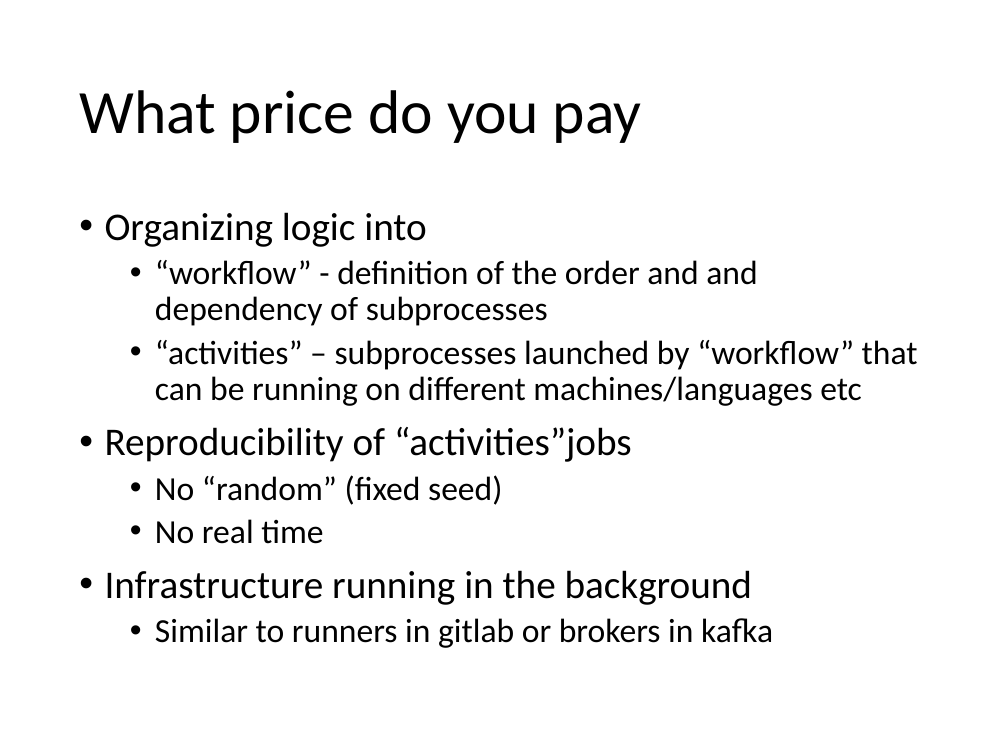
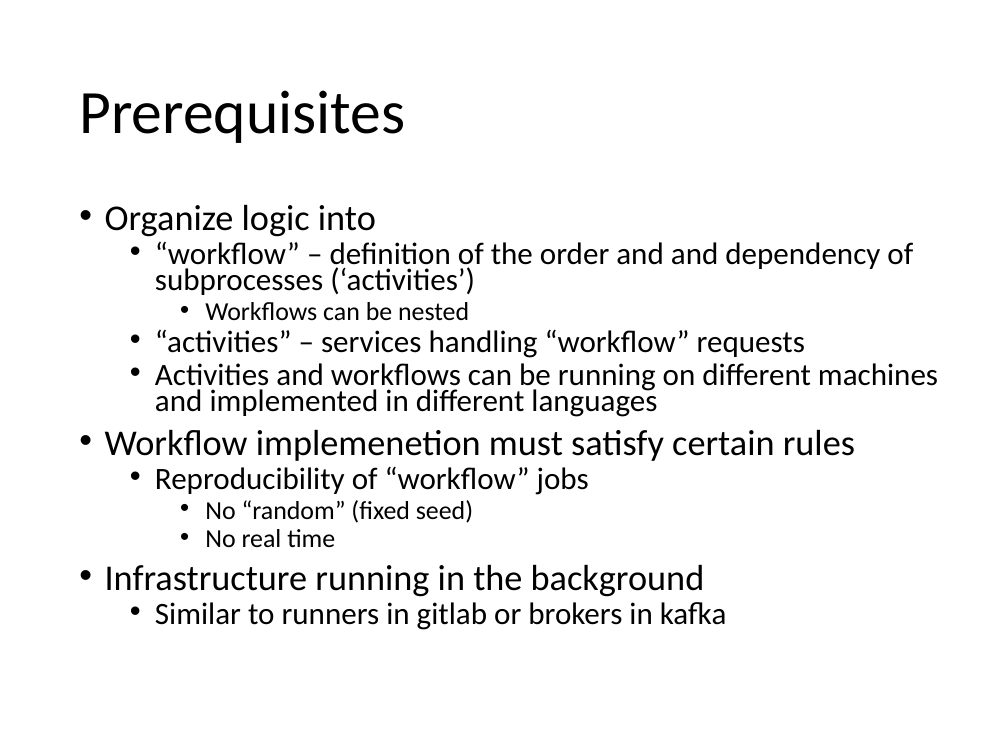
Before and after one commit to zconsult/am_temporal, a slide deck: slide 5 of Temporal.pptx. Drawn at 1008x756 pixels with LibreOffice and Linux fonts; fonts in the diff are those of the drawing. Boxes give left, top, right and bottom in pixels: in the first picture for what was removed or moved away, otherwise in the second. Text is boxed around its words. In the diff, an @@ line names an element or a change of style, - is before the commit and + after.

```diff
--- a/Temporal.pptx
+++ b/Temporal.pptx
@@ title at <box>79,90,405,143</box>: text changed @@
-What price do you pay
+Prerequisites
@@ text at <box>105,204,938,495</box>: text changed; size 24 to 22.2 pt @@
-• Organizing logic into
-  • “workflow” - definition of the order and and dependency of subprocesses
-  • “activities” – subprocesses launched by “workflow” that can be running on different machines/languages etc
-• Reproducibility of “activities”jobs
+• Organize logic into
+  • “workflow” – definition of the order and and dependency of subprocesses (‘activities’)
+    • Workflows can be nested
+  • “activities” – services handling “workflow” requests
+  • Activities and workflows can be running on different machines and implemented in different languages
+• Workflow implemenetion must satisfy certain rules
+  • Reproducibility of “workflow” jobs
@@ text at <box>105,500,727,630</box>: size 24 to 18.5 pt in "No “random” (fixed seed)", "No real time"; size 28 to 25.9 pt in "Infrastructure running in the background"; size 24 to 22.2 pt in "Similar to runners in gitlab or brokers ..."; list level 2 to 3 in "No “random” (fixed seed)"; line spacing 0.9 to 0.7; list level 2 to 3 in "No real time" @@
```
Also in this commit, not shown: 3 other slides changed, 3 slides added, 1 other file.
